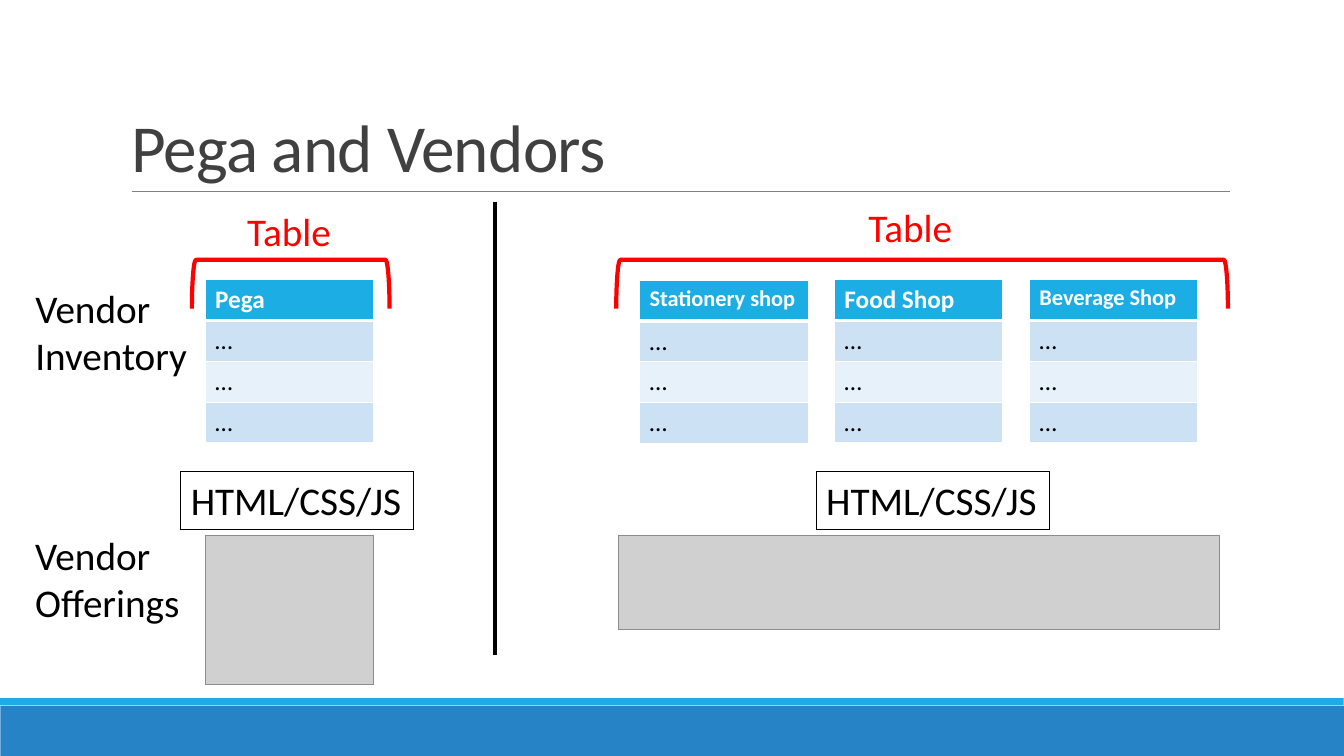
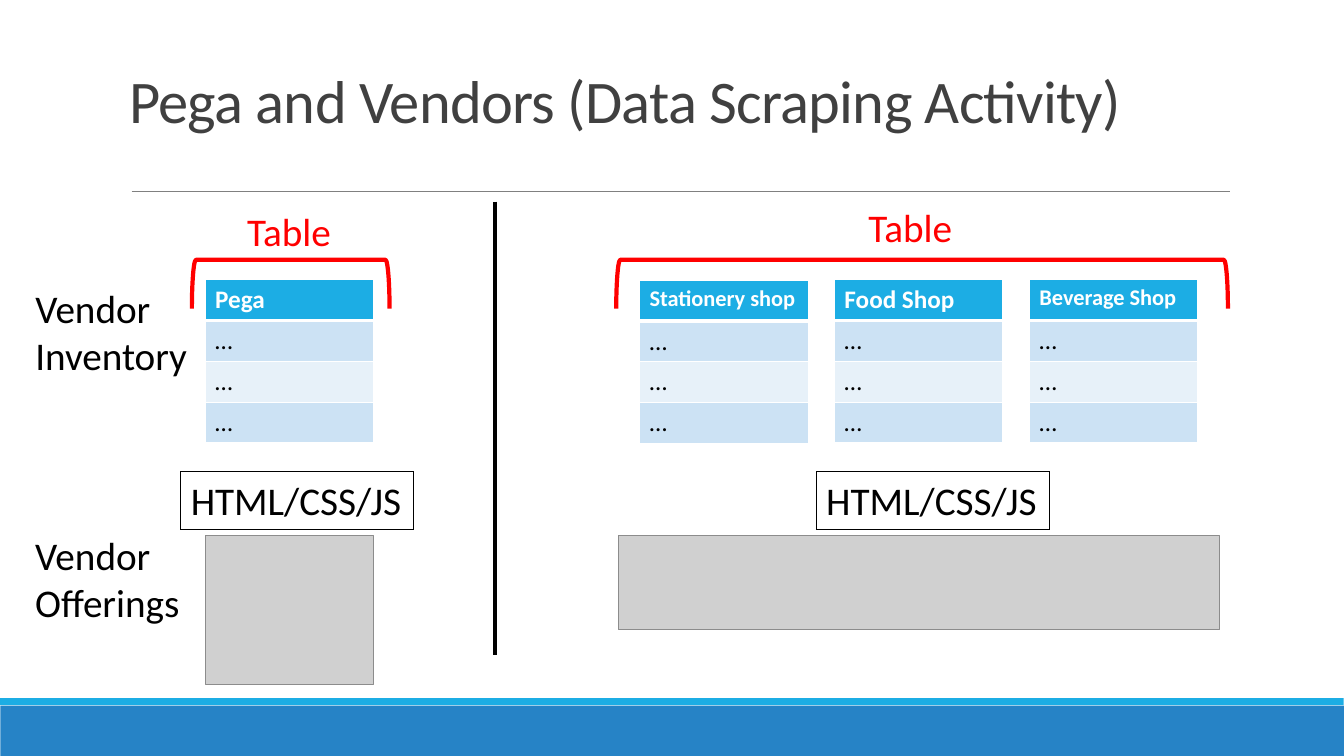
Before and after one commit to 210927-Reston-UiPath/Yu_T-P1-3NF, a slide deck: slide 7 of P1 presentation.pptx. Drawn at 1344x756 pixels with LibreOffice and Linux fonts; fonts in the diff are those of the drawing; grey boxes stand for pictures. Boxes give left, top, right and bottom in pixels: in the first picture for what was removed or moved away, otherwise in the second. Text is boxed around its words. In the diff, an @@ line names an element or a change of style, - is before the commit and + after.

Commit message:
ppt update

```diff
--- a/P1 presentation.pptx
+++ b/P1 presentation.pptx
@@ title at (129,79,1121,134): text changed; size 48 to 43.2 pt @@
-Pega and Vendors
+Pega and Vendors (Data Scraping Activity)
```
Also in this commit, not shown: 1 slide added.
